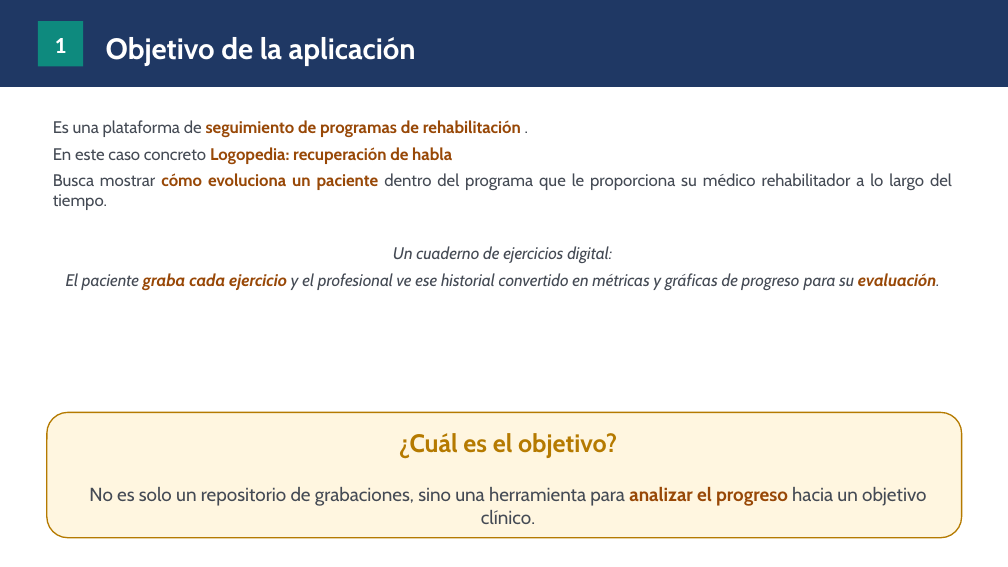
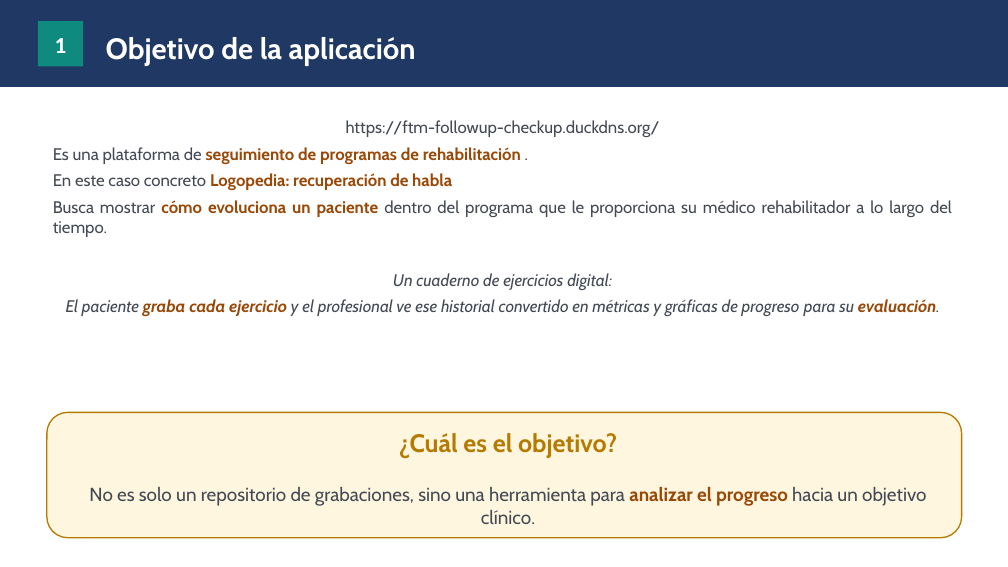
Before and after one commit to josepcal/TFM_Rehab_Followup_Checkup, a slide deck: slide 2 of doc/memoria_proyecto/Memoria_Proyecto.pptx. Drawn at 1008x567 pixels with LibreOffice and Linux fonts; fonts in the diff are those of the drawing. Boxes give left, top, right and bottom in pixels: in the first picture for what was removed or moved away, otherwise in the second. Text is boxed around its words. In the diff, an @@ line names an element or a change of style, - is before the commit and + after.

Commit message:
Añadir URL a las slides de codigo

```diff
--- a/doc/memoria_proyecto/Memoria_Proyecto.pptx
+++ b/doc/memoria_proyecto/Memoria_Proyecto.pptx
@@ text at box(346, 120, 660, 137): paragraph added @@
+https://ftm-followup-checkup.duckdns.org/
```
